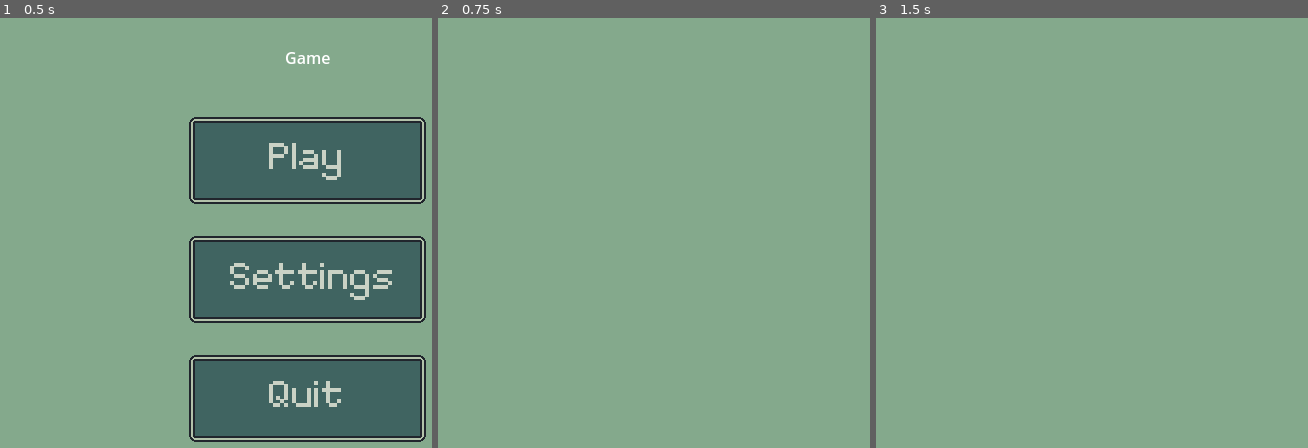
Above: before the commit, frames 1-3 (left to right).
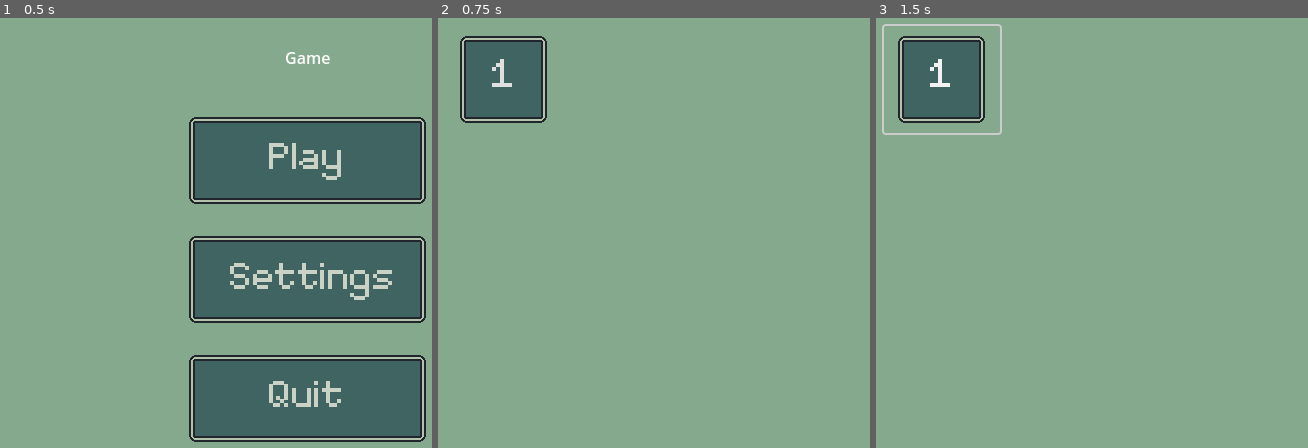
Above: after the commit, the same moments.

Repository: feargrinn/spacejam2024
Game: Godot game, scene res://node_2d.tscn
The game is run twice, just before and just after one commit, with the same random seed, the same clock (stepped at 60 frames per second) and the same inputs.
Inputs (mouse positions are in pixels of both pictures, inside the frame that each line leads up to):
- Up to frame 1 (0.5 s): no input
- Up to frame 2 (0.75 s): click (744, 159) at 0.5 s
- Up to frame 3 (1.5 s): click (940, 78) at 1.25 s, where only the run after the commit has a clickable "1"

Frame 1 is identical in both runs. In frame 2, 4.0% of the frame differs, in the area x 5-26%, y 4-25%; in frame 3, 4.5%, in the area x 1-30%, y 1-28%.

Commit message:
winning game

Diff:
--- a/Map.gd
+++ b/Map.gd
@@ -154,13 +154,16 @@
 		var other_y = y+offset.y
 		var other = tiles[other_x][other_y]
 		if Tile.connected(other, link):
-			if other.is_painted:
+			if other.is_painted && !other is OutputTile:
 				full_neighbours.append(other.get_paint())
 			else:
 				empty_neighbours.append(Vector2i(other_x, other_y))
 	if !full_neighbours.is_empty():
 		var colour = Paint.mix(full_neighbours)
 		tile.set_color(colour)
+		if tile is OutputTile:
+			tile.texture = preload("res://images/tile_24x24_output_transparent.png")
+			tile.is_output_filled = true
 		for neighbour in empty_neighbours:
 			fill_pipes(neighbour, colour)
 
@@ -168,10 +171,17 @@
 	var x = coords.x
 	var y = coords.y
 	var tile = tiles[x][y]
+	if tile.is_painted && !tile is OutputTile:
+		return
+
 	tile.set_color(colour)
+	if tile is OutputTile:
+		tile.texture = preload("res://images/tile_24x24_output_transparent.png")
+		tile.is_output_filled = true
+
 	for link in tile.links:
 		var offset = Tile.to_vector(link)
-		fill_pipes(tiles[x+offset.x][y+offset.y], colour)
+		fill_pipes(Vector2i(x+offset.x, y+offset.y), colour)
 
 func add_edges():
 	var edge: Sprite2D
@@ -223,7 +233,7 @@
 			print("LOST")
 
 	for output_tile in all_outputs:
-		if !output_tile.is_output_filled || output_tile.color.isEqual(output_tile.target_color):
+		if !output_tile.is_output_filled:
 			return
 
 	get_parent().get_node("ColorRect").show()
--- a/Tile.gd
+++ b/Tile.gd
@@ -3,6 +3,7 @@
 class_name Tile
 
 var paint_script = preload("res://Paint.gd")
+var colour_script = preload("res://Colour.gd")
 var transparent_texture: Texture2D
 var opaque_texture: Texture2D
 
@@ -67,7 +68,7 @@
 		is_painted = true
 		texture = transparent_texture
 
-	color = _color
+	color = colour_script.new(_color.r, _color.y, _color.b)
 	add_child(color)
 
 func get_paint() -> Paint:
--- a/Tiles/OutputTile.gd
+++ b/Tiles/OutputTile.gd
@@ -20,11 +20,6 @@
 	super._ready()
 	set_color(color)
 
-func set_color(color: Colour):
-	transparent_texture = preload("res://images/tile_24x24_output_partially_transparent.png")
-	is_output_filled = true
-	super.set_color(color)
-
 # Called every frame. 'delta' is the elapsed time since the previous frame.
 func _process(delta):
 	pass
--- a/game.tscn
+++ b/game.tscn
@@ -1,16 +1,15 @@
-[gd_scene load_steps=10 format=3 uid="uid://fhmwenm3h7c7"]
+[gd_scene load_steps=11 format=3 uid="uid://fhmwenm3h7c7"]
 
 [ext_resource type="Script" path="res://game.gd" id="1_f0dd8"]
-[ext_resource type="Texture2D" uid="uid://d0puyi57jqicv" path="res://images/bg_640x480.png" id="2_5eohq"]
+[ext_resource type="Texture2D" uid="uid://oogt24347qv7" path="res://images/bg_640x480.png" id="2_5eohq"]
 [ext_resource type="Script" path="res://TilePlacing.gd" id="2_l2akx"]
-[ext_resource type="Texture2D" uid="uid://cfdmd88oi42as" path="res://images/tile_24x24_I.png" id="2_p8dm2"]
-[ext_resource type="FontFile" uid="uid://cwftwnqfoddyo" path="res://fonts/menu_font.ttf" id="2_rssi8"]
-[ext_resource type="Texture2D" uid="uid://bumfl8xum30i1" path="res://images/menu_button_lvl_empty.png" id="3_eonvc"]
-[ext_resource type="Texture2D" uid="uid://bmcl8la7yqftj" path="res://images/tile_24x24_T.png" id="4_ki1wh"]
+[ext_resource type="Texture2D" uid="uid://dqrfrhro2hyl3" path="res://images/tile_24x24_I.png" id="2_p8dm2"]
+[ext_resource type="FontFile" uid="uid://vpxsj0e6x6lk" path="res://fonts/menu_font.ttf" id="2_rssi8"]
+[ext_resource type="Texture2D" uid="uid://c3msrgw8yn1n4" path="res://images/menu_button_lvl_empty.png" id="3_eonvc"]
+[ext_resource type="Texture2D" uid="uid://bxgi25iajbbwe" path="res://images/tile_24x24_T.png" id="4_ki1wh"]
 [ext_resource type="Texture2D" uid="uid://c86rrp0hau4hr" path="res://images/menu_button_empty.png" id="5_8wxpr"]
-[ext_resource type="Texture2D" uid="uid://bhyu5wlj0fgaf" path="res://images/tile_24x24_L.png" id="5_clsa2"]
-[ext_resource type="Texture2D" uid="uid://brvo77uobf1cx" path="res://images/tile_24x24_cross.png" id="6_5nono"]
-[gd_scene load_steps=11 format=3 uid="uid://fhmwenm3h7c7"]
+[ext_resource type="Texture2D" uid="uid://bd60fjkdlw8lc" path="res://images/tile_24x24_L.png" id="5_clsa2"]
+[ext_resource type="Texture2D" uid="uid://cr34yxd7u1h6d" path="res://images/tile_24x24_cross.png" id="6_5nono"]
 
 [node name="Game" type="Node2D"]
 texture_filter = 1
@@ -429,13 +428,8 @@
 texture = ExtResource("6_5nono")
 stretch_mode = 3
 
-[node name="VBoxContainer2" type="VBoxContainer" parent="."]
-offset_left = 185.0
-offset_top = 164.0
-offset_right = 452.0
-offset_bottom = 327.0
-
 [node name="ColorRect" type="ColorRect" parent="."]
+z_index = 10
 offset_left = 105.0
 offset_top = 103.0
 offset_right = 517.0
@@ -476,26 +470,17 @@
 flat = true
 icon_alignment = 1
 
-[connection signal="pressed" from="LeverPicker/Rows/Columns/MarginContainer/Level" to="." method="_on_level_pressed" binds= [1]]
-[connection signal="pressed" from="LeverPicker/Rows/Columns/MarginContainer2/Level" to="." method="_on_level_pressed" binds= [2]]
-[connection signal="pressed" from="LeverPicker/Rows/Columns/MarginContainer3/Level" to="." method="_on_level_pressed" binds= [3]]
-[connection signal="pressed" from="LeverPicker/Rows/Columns/MarginContainer4/Level" to="." method="_on_level_pressed" binds= [4]]
-[connection signal="pressed" from="LeverPicker/Rows/Columns/MarginContainer5/Level" to="." method="_on_level_pressed" binds= [5]]
-[connection signal="pressed" from="LeverPicker/Rows/Columns2/MarginContainer/Level" to="." method="_on_level_pressed" binds= [1]]
-[connection signal="pressed" from="LeverPicker/Rows/Columns2/MarginContainer2/Level" to="." method="_on_level_pressed" binds= [2]]
-[connection signal="pressed" from="LeverPicker/Rows/Columns2/MarginContainer3/Level" to="." method="_on_level_pressed" binds= [3]]
-[connection signal="pressed" from="LeverPicker/Rows/Columns2/MarginContainer4/Level" to="." method="_on_level_pressed" binds= [4]]
-[connection signal="pressed" from="LeverPicker/Rows/Columns2/MarginContainer5/Level" to="." method="_on_level_pressed" binds= [5]]
-[connection signal="pressed" from="LeverPicker/Rows/Columns3/MarginContainer/Level" to="." method="_on_level_pressed" binds= [1]]
-[connection signal="pressed" from="LeverPicker/Rows/Columns3/MarginContainer2/Level" to="." method="_on_level_pressed" binds= [2]]
-[connection signal="pressed" from="LeverPicker/Rows/Columns3/MarginContainer3/Level" to="." method="_on_level_pressed" binds= [3]]
-[connection signal="pressed" from="LeverPicker/Rows/Columns3/MarginContainer4/Level" to="." method="_on_level_pressed" binds= [4]]
-[connection signal="pressed" from="LeverPicker/Rows/Columns3/MarginContainer5/Level" to="." method="_on_level_pressed" binds= [5]]
-[connection signal="pressed" from="LeverPicker/Rows/Columns4/MarginContainer/Level" to="." method="_on_level_pressed" binds= [1]]
-[connection signal="pressed" from="LeverPicker/Rows/Columns4/MarginContainer2/Level" to="." method="_on_level_pressed" binds= [2]]
-[connection signal="pressed" from="LeverPicker/Rows/Columns4/MarginContainer3/Level" to="." method="_on_level_pressed" binds= [3]]
-[connection signal="pressed" from="LeverPicker/Rows/Columns4/MarginContainer4/Level" to="." method="_on_level_pressed" binds= [4]]
-[connection signal="pressed" from="LeverPicker/Rows/Columns4/MarginContainer5/Level" to="." method="_on_level_pressed" binds= [5]]
+[node name="VBoxContainer2" type="VBoxContainer" parent="."]
+offset_left = 185.0
+offset_top = 164.0
+offset_right = 452.0
+offset_bottom = 327.0
+
+[connection signal="pressed" from="LeverPicker/Rows/Columns/Level" to="." method="_on_level_pressed" binds= [1]]
+[connection signal="pressed" from="LeverPicker/Rows/Columns/Level2" to="." method="_on_level_pressed" binds= [2]]
+[connection signal="pressed" from="LeverPicker/Rows/Columns/Level3" to="." method="_on_level_pressed" binds= [3]]
+[connection signal="pressed" from="LeverPicker/Rows/Columns/Level4" to="." method="_on_level_pressed" binds= [4]]
+[connection signal="pressed" from="LeverPicker/Rows/Columns/Level5" to="." method="_on_level_pressed" binds= [5]]
 [connection signal="pressed" from="ExitLevel" to="." method="_on_exit_level_pressed"]
 [connection signal="mouse_entered" from="TilePicker/VBoxContainer/TextureRect" to="TilePicker" method="_on_mouse_entered_tile" binds= [1]]
 [connection signal="mouse_exited" from="TilePicker/VBoxContainer/TextureRect" to="TilePicker" method="_on_i_mouse_exited"]
